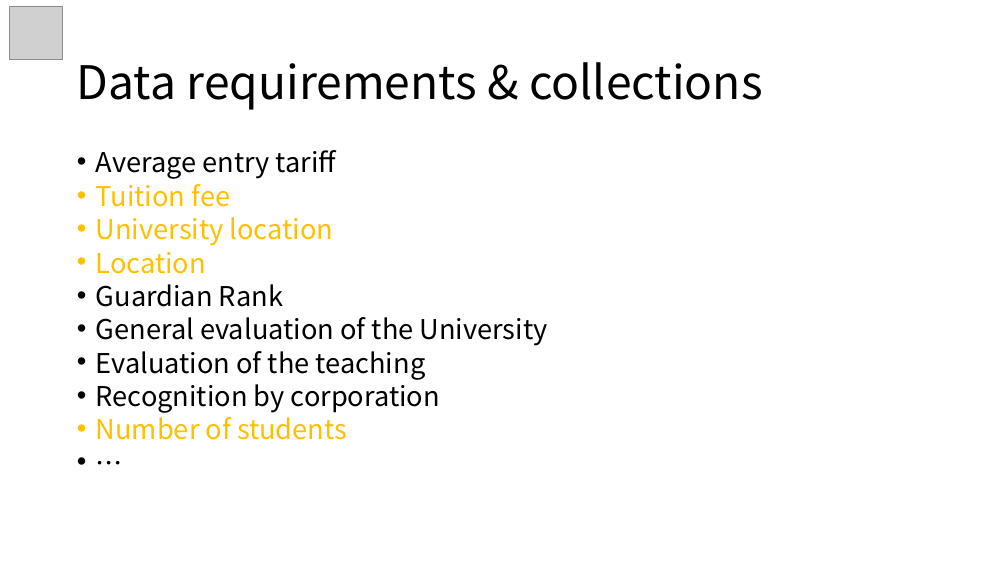
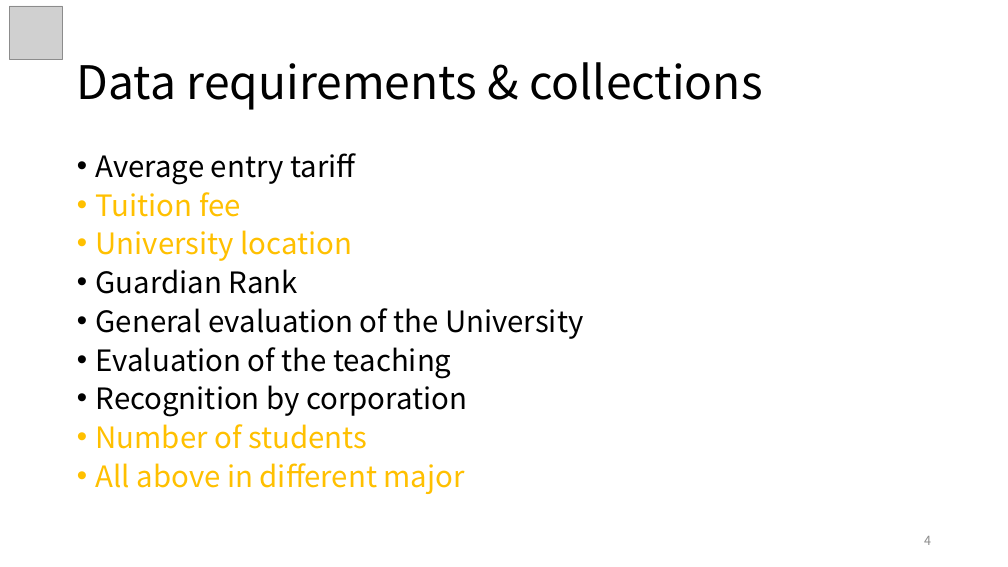
Before and after one commit to ziqing97/BilligenceCaseStudyUkUni, a slide deck: slide 4 of vortrag/Vortrag.pptx. Drawn at 1008x567 pixels with LibreOffice and Linux fonts; fonts in the diff are those of the drawing; grey boxes stand for pictures. Boxes give left, top, right and bottom in pixels: in the first picture for what was removed or moved away, otherwise in the second. Text is boxed around its words. In the diff, an @@ line names an element or a change of style, - is before the commit and + after.

```diff
--- a/vortrag/Vortrag.pptx
+++ b/vortrag/Vortrag.pptx
@@ text at (x1=96, y1=153, x2=583, y2=449): size 25.9 to 28 pt in "Average entry tariff", "Tuition fee", "University location", "Guardian Rank" and 4 more places; line spacing 0.7 to 0.8 @@
@@ text at (x1=96, y1=252, x2=206, y2=274): paragraph removed @@
-• Location
@@ text at (x1=96, y1=463, x2=465, y2=494): text changed; size 25.9 to 28 pt; text colour #000000 to #FFC000 @@
-• …
+• All above in different major
@@ page number added at (x1=924, y1=536, x2=931, y2=545), 12 pt, text #8C8C8C @@
+4
```
Also in this commit, not shown: 21 other slides changed, 1 slide removed, 1 other file.
